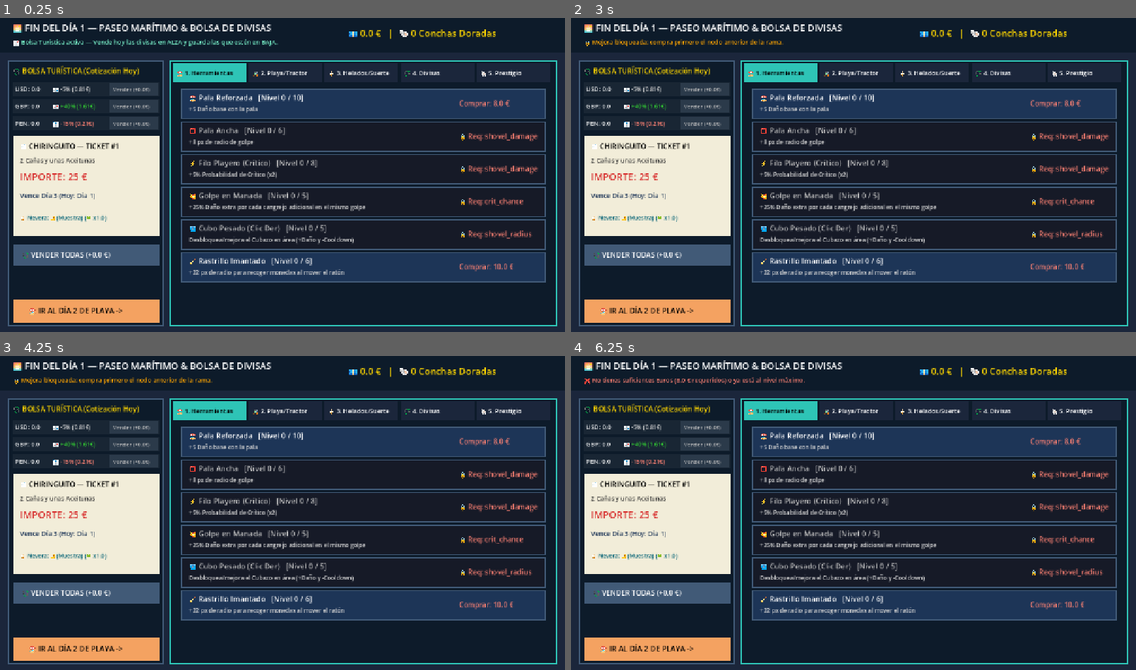
Above: before the commit, frames 1-4 (two rows, left to right).
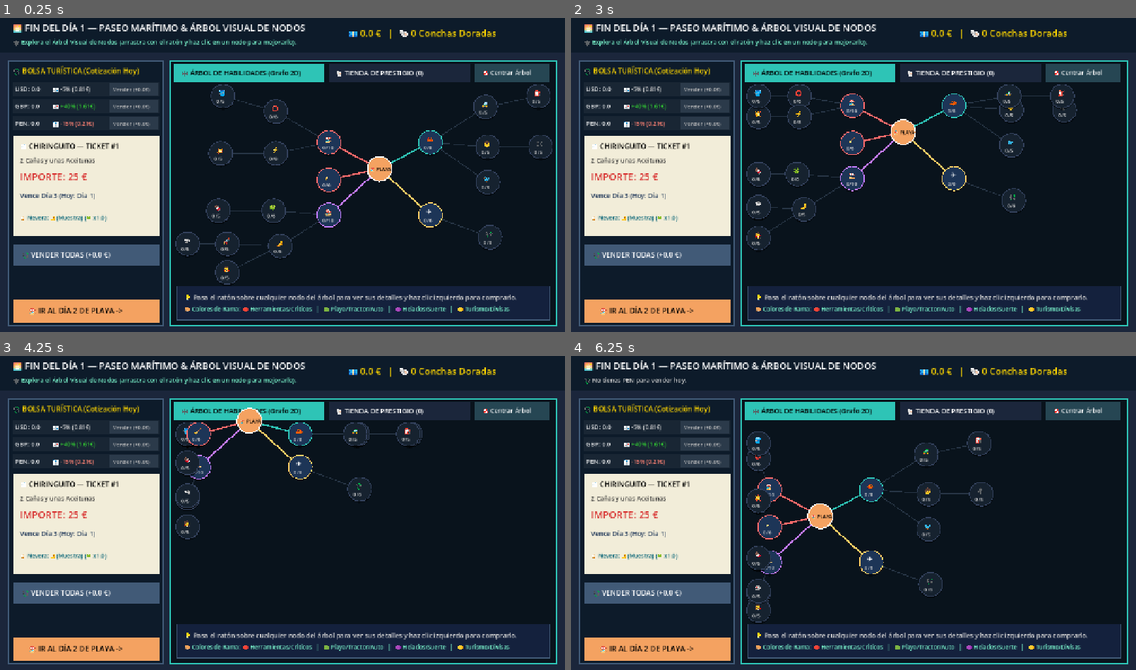
Above: after the commit, the same moments.

Repository: Suko-Dev20/chiringuito-must-be-paid
Game: Godot game, scene res://scenes/main/between_days.tscn
Same seed, same stepped clock (60 frames per second), same inputs: the game is played once before the commit and once after it. This scene is started directly instead of the project's main scene.
Inputs (mouse positions are in pixels of both pictures, inside the frame that each line leads up to):
- Up to frame 1 (0.25 s): no input
- Up to frame 2 (3 s): tap Enter at 0.5, 2 s; move the mouse to (977, 156) at 0.52 s; click (977, 156) at 0.67 s; tap Space at 0.77, 1.25, 2.75 s; drag from (740, 187) to (825, 237) at 1.27 s; move the mouse to (910, 102) at 2.02 s; click (910, 102) at 2.17 s; drag from (825, 237) to (684, 124) at 2.77 s
- Up to frame 3 (4.25 s): tap Enter at 3.5 s; move the mouse to (452, 560) at 3.52 s; click (452, 560) at 3.67 s; tap Space at 3.77 s
- Up to frame 4 (6.25 s): tap Space at 4.25 s; drag from (684, 462) to (768, 431) at 4.27 s; move the mouse to (881, 509) at 5.02 s; click (881, 509) at 5.17 s; drag from (768, 431) to (740, 525) at 5.77 s

The runs differ from the first frame. In frame 1, 24% of the frame differs, in the area x 2-98%, y 1-97%; in frame 2, 23%; in frame 3, 23%; in frame 4, 23%.

Commit message:
feat(issue-19): transform skill tree into interactive 2D visual node graph with pan and tooltips

Diff:
--- a/scripts/between_days.gd
+++ b/scripts/between_days.gd
@@ -1,78 +1,169 @@
 extends Node2D
 ## Escena Entre Rondas ("El Paseo Marítimo"):
 ## 1. Caseta de Cambio con Mercado Dinámico (ALZA / BAJA) y venta individual por divisa (Issue #18)
-## 2. Árbol de Habilidades Interactivo (4 Ramas + 5ª Pestaña de Prestigio Permanente)
-## 3. El Ticket del Chiringuito, Prestigio y Autoguardado (user://savegame.json)
+## 2. Árbol de Habilidades Visual (Grafo 2D de Nodos conectados por líneas con Pan/Arrastre y Tooltips - Issue #19)
+## 3. Tienda Permanente de Prestigio y El Ticket del Chiringuito
 
 var bill_paid_today: bool = false
 var bankruptcy_state: bool = false
 var status_message: String = ""
 var status_color: Color = Color.GOLD
 
-var selected_branch: int = 0
-var branch_titles: Array[String] = [
-	"🏖️ 1. Herramientas",
-	"🚜 2. Playa/Tractor",
-	"🍦 3. Helados/Suerte",
-	"💱 4. Divisas",
-	"🐚 5. Prestigio"
-]
-
-# Áreas clicables dinámicas
+# 0 = Grafo Visual de Nodos (Issue #19), 1 = Tienda Permanente de Prestigio
+var view_mode: int = 0
+
+# Pan / Arrastre del Grafo Visual
+var pan_offset := Vector2(35, -15)
+var is_panning: bool = false
+var pan_start_mouse := Vector2.ZERO
+var drag_accum: float = 0.0
+var hovered_node_id: String = ""
+
+var graph_panel_rect := Rect2(385, 105, 875, 600)
+var tab_graph_rect := Rect2(395, 112, 340, 40)
+var tab_prestige_rect := Rect2(745, 112, 320, 40)
+var btn_center_graph_rect := Rect2(1075, 112, 170, 40)
+
 var btn_exchange_rect := Rect2(30, 520, 330, 50)
 var btn_pay_bill_rect := Rect2(30, 585, 330, 50)
 var btn_next_day_rect := Rect2(30, 645, 330, 54)
 var btn_wipe_save_rect := Rect2(955, 625, 280, 44)
-var tab_rects: Array[Rect2] = []
+
 var upgrade_card_rects: Array[Dictionary] = []
 var single_exchange_rects: Array[Dictionary] = []
+var graph_node_Screen_positions: Dictionary = {}
+
+# Posiciones 2D relativas al centro del grafo para los 17 nodos (4 cuadrantes por rama)
+var node_graph_coords: Dictionary = {
+	# Cuadrante Arriba-Izquierda: Rama 1 (Herramientas y Críticos)
+	"shovel_damage": Vector2(-115, -60),
+	"shovel_radius": Vector2(-235, -130),
+	"unlock_bucket": Vector2(-355, -165),
+	"crit_chance": Vector2(-235, -35),
+	"multi_hit_bonus": Vector2(-360, -35),
+	"rake_magnet": Vector2(-115, 25),
+
+	# Cuadrante Arriba-Derecha: Rama 2 (Playa, Tractor y Automatización)
+	"crab_spawn_rate": Vector2(115, -60),
+	"unlock_tractor": Vector2(240, -140),
+	"tractor_cooldown": Vector2(360, -165),
+	"auto_nephew": Vector2(245, -50),
+	"crab_trap": Vector2(365, -50),
+	"auto_seagull": Vector2(245, 30),
+
+	# Cuadrante Abajo-Izquierda: Rama 3 (Kiosco de Helados y Suerte)
+	"max_stamina": Vector2(-115, 105),
+	"global_luck": Vector2(-240, 95),
+	"ice_cream_magnum": Vector2(-365, 95),
+	"ice_cream_foot": Vector2(-225, 175),
+	"ice_cream_rocket": Vector2(-345, 170),
+	"ice_cream_shark": Vector2(-460, 170),
+	"ice_cream_vampire": Vector2(-345, 240),
+
+	# Cuadrante Abajo-Derecha: Rama 4 (Turismo y Divisas)
+	"tourist_currencies": Vector2(115, 105),
+	"exchange_rate_boost": Vector2(250, 155)
+}
 
 func _ready() -> void:
 	GameState.save_game()
 	bill_paid_today = not GameState.is_bill_due_today()
 	bankruptcy_state = false
-	for i in range(5):
-		tab_rects.append(Rect2(392 + i * 172, 110, 166, 44))
 	if GameState.is_bill_due_today():
 		status_message = "⚠️ ¡HOY VENCE EL TICKET DEL CHIRINGUITO! Cambia divisas y paga la cuenta. (💾 Autoguardado)"
 		status_color = Color.ORANGE_RED
 	else:
-		var days_left: int = GameState.days_per_bill - (GameState.current_day % GameState.days_per_bill)
-		status_message = "📈 Bolsa Turística activa — Vende hoy las divisas en ALZA y guarda las que estén en BAJA."
+		status_message = "🕸️ Explora el Árbol Visual de Nodos (arrastra con el ratón y haz clic en un nodo para mejorarlo)."
 		status_color = Color.AQUAMARINE
 
+func _process(_delta: float) -> void:
+	if view_mode == 0:
+		var mpos: Vector2 = get_viewport().get_mouse_position()
+		var new_hover: String = ""
+		if graph_panel_rect.has_point(mpos):
+			for id in graph_node_Screen_positions.keys():
+				if mpos.distance_to(graph_node_Screen_positions[id]) <= 30.0:
+					new_hover = id
+					break
+		if new_hover != hovered_node_id:
+			hovered_node_id = new_hover
+			queue_redraw()
+
 func _unhandled_input(event: InputEvent) -> void:
-	if event is InputEventMouseButton and event.pressed and event.button_index == MOUSE_BUTTON_LEFT:
+	if event is InputEventMouseMotion and is_panning and view_mode == 0:
+		pan_offset += event.relative
+		pan_offset.x = clampf(pan_offset.x, -260.0, 280.0)
+		pan_offset.y = clampf(pan_offset.y, -210.0, 210.0)
+		drag_accum += event.relative.length()
+		queue_redraw()
+		return
+
+	if event is InputEventMouseButton:
 		var mpos: Vector2 = event.position
-		for i in range(tab_rects.size()):
-			if tab_rects[i].has_point(mpos):
-				selected_branch = i
-				queue_redraw()
-				return
-		# Botones individuales de venta por divisa (Issue #18)
-		for sbtn in single_exchange_rects:
-			if sbtn["rect"].has_point(mpos):
-				_on_single_exchange_pressed(sbtn["code"])
-				return
-		if selected_branch == 4 and btn_wipe_save_rect.has_point(mpos):
-			GameState.delete_save_and_reset_all()
-			status_message = "🗑️ Partida guardada borrada por completo. Todo reiniciado desde cero."
-			status_color = Color.ORANGE
-			queue_redraw()
+		if event.button_index == MOUSE_BUTTON_RIGHT and graph_panel_rect.has_point(mpos):
+			is_panning = event.pressed
+			drag_accum = 0.0
 			return
-		for card in upgrade_card_rects:
-			if card["rect"].has_point(mpos):
-				if selected_branch == 4:
-					_on_prestige_clicked(card["id"])
-				else:
-					_on_upgrade_clicked(card["id"])
-				return
-		if btn_exchange_rect.has_point(mpos):
-			_on_exchange_pressed()
-		elif btn_pay_bill_rect.has_point(mpos) and GameState.is_bill_due_today() and not bill_paid_today:
-			_on_pay_bill_pressed()
-		elif btn_next_day_rect.has_point(mpos):
-			_on_next_action_pressed()
+
+		if event.button_index == MOUSE_BUTTON_LEFT:
+			if event.pressed:
+				# Pestañas superiores del panel derecho
+				if tab_graph_rect.has_point(mpos):
+					view_mode = 0
+					queue_redraw()
+					return
+				elif tab_prestige_rect.has_point(mpos):
+					view_mode = 1
+					queue_redraw()
+					return
+				elif btn_center_graph_rect.has_point(mpos) and view_mode == 0:
+					pan_offset = Vector2(35, -15)
+					queue_redraw()
+					return
+
+				# Botones individuales de venta por divisa
+				for sbtn in single_exchange_rects:
+					if sbtn["rect"].has_point(mpos):
+						_on_single_exchange_pressed(sbtn["code"])
+						return
+
+				if view_mode == 1 and btn_wipe_save_rect.has_point(mpos):
+					GameState.delete_save_and_reset_all()
+					status_message = "🗑️ Partida guardada borrada por completo. Todo reiniciado desde cero."
+					status_color = Color.ORANGE
+					queue_redraw()
+					return
+
+				if view_mode == 1:
+					for card in upgrade_card_rects:
+						if card["rect"].has_point(mpos):
+							_on_prestige_clicked(card["id"])
+							return
+
+				if btn_exchange_rect.has_point(mpos):
+					_on_exchange_pressed()
+					return
+				elif btn_pay_bill_rect.has_point(mpos) and GameState.is_bill_due_today() and not bill_paid_today:
+					_on_pay_bill_pressed()
+					return
+				elif btn_next_day_rect.has_point(mpos):
+					_on_next_action_pressed()
+					return
+
+				# Iniciar arrastre o clic en el grafo visual
+				if view_mode == 0 and graph_panel_rect.has_point(mpos):
+					is_panning = true
+					drag_accum = 0.0
+					pan_start_mouse = mpos
+			else:
+				# Al soltar el botón izquierdo en el grafo: si no arrastró, comprobar clic en nodo
+				if is_panning and view_mode == 0:
+					is_panning = false
+					if drag_accum < 8.0:
+						for id in graph_node_Screen_positions.keys():
+							if mpos.distance_to(graph_node_Screen_positions[id]) <= 30.0:
+								_on_upgrade_clicked(id)
+								return
 
 func _on_single_exchange_pressed(code: String) -> void:
 	var gained: float = GameState.exchange_single_currency_to_eur(code)
@@ -86,13 +177,13 @@
 
 func _on_upgrade_clicked(id: String) -> void:
 	if not GameState.is_upgrade_unlocked(id):
-		status_message = "🔒 Mejora bloqueada: compra primero el nodo anterior de la rama."
+		status_message = "🔒 Nodo bloqueado: compra primero al menos 1 nivel del nodo padre conectado."
 		status_color = Color.ORANGE
 		queue_redraw()
 		return
 	var cost: float = GameState.get_upgrade_cost(id)
 	if GameState.buy_upgrade(id):
-		status_message = "✨ ¡Mejora comprada y guardada (%.1f €)! Nevera: %s" % [cost, GameState.get_fridge_summary()]
+		status_message = "✨ ¡Nodo mejorado por %.1f €! Nevera: %s" % [cost, GameState.get_fridge_summary()]
 		status_color = Color.LIME_GREEN
 	else:
 		status_message = "❌ No tienes suficientes Euros (%.1f € requeridos) o ya está al nivel máximo." % cost
@@ -135,7 +226,7 @@
 	else:
 		bankruptcy_state = true
 		var earned_shells: int = GameState.award_bankruptcy_shells()
-		selected_branch = 4
+		view_mode = 1
 		status_message = "🐚 ¡FIN DE VERANEO! Has ganado +%d Concha(s) Dorada(s) (💾 Guardado)." % earned_shells
 		status_color = Color.GOLD
 	queue_redraw()
@@ -157,21 +248,29 @@
 	GameState.save_game()
 	get_tree().change_scene_to_file("res://scenes/main/beach_round.tscn")
 
+func _get_branch_color(branch: int) -> Color:
+	match branch:
+		0: return Color("#ff6b6b") # Herramientas / Críticos
+		1: return Color("#2ec4b6") # Playa / Tractor / Automatización
+		2: return Color("#c77dff") # Helados / Suerte
+		_: return Color("#ffd166") # Turismo / Divisas
+
 func _draw() -> void:
 	var font: Font = ThemeDB.fallback_font
 	upgrade_card_rects.clear()
 	single_exchange_rects.clear()
+	graph_node_Screen_positions.clear()
 
 	# Fondo general del Paseo Marítimo
 	draw_rect(Rect2(0, 0, 1280, 720), Color("#1b263b"))
 	draw_rect(Rect2(0, 0, 1280, 88), Color("#0d1b2a"))
 
 	# Cabecera
-	draw_string(font, Vector2(30, 38), "🌅 FIN DEL DÍA %d — PASEO MARÍTIMO & BOLSA DE DIVISAS" % GameState.current_day, HORIZONTAL_ALIGNMENT_LEFT, -1, 21, Color.WHITE)
+	draw_string(font, Vector2(30, 38), "🌅 FIN DEL DÍA %d — PASEO MARÍTIMO & ÁRBOL VISUAL DE NODOS" % GameState.current_day, HORIZONTAL_ALIGNMENT_LEFT, -1, 21, Color.WHITE)
 	draw_string(font, Vector2(30, 68), status_message, HORIZONTAL_ALIGNMENT_LEFT, -1, 14, status_color)
 	draw_string(font, Vector2(790, 50), "💶 %.1f €   |   🐚 %d Conchas Doradas" % [GameState.currencies["EUR"], GameState.golden_shells], HORIZONTAL_ALIGNMENT_LEFT, -1, 21, Color.GOLD)
 
-	# --- COLUMNA IZQUIERDA: CASETA DE CAMBIO CON MERCADO DINÁMICO (Issue #18) ---
+	# --- COLUMNA IZQUIERDA: CASETA DE CAMBIO CON MERCADO DINÁMICO ---
 	draw_rect(Rect2(20, 105, 350, 600), Color("#0d1b2a"))
 	draw_rect(Rect2(20, 105, 350, 600), Color("#415a77"), false, 2.0)
 
@@ -221,75 +320,128 @@
 	var next_txt: String = "🔄 NUEVO VERANEO (Día 1)" if bankruptcy_state else "🏖️ IR AL DÍA %d DE PLAYA ->" % (GameState.current_day + 1)
 	draw_string(font, btn_next_day_rect.position + Vector2(35, 33), next_txt, HORIZONTAL_ALIGNMENT_LEFT, -1, 17, Color.BLACK if (bill_paid_today or bankruptcy_state) else Color.WHITE)
 
-	# --- PANEL DERECHO: ÁRBOL DE HABILIDADES (4 RAMAS + PRESTIGIO PERMANENTE) ---
-	draw_rect(Rect2(385, 105, 875, 600), Color("#0d1b2a"))
-	draw_rect(Rect2(385, 105, 875, 600), Color.GOLD if selected_branch == 4 else Color("#2ec4b6"), false, 2.0)
-
-	for i in range(5):
-		var trect: Rect2 = tab_rects[i]
-		var is_sel: bool = (i == selected_branch)
-		var tab_col: Color = (Color.GOLD if i == 4 else Color("#2ec4b6")) if is_sel else Color("#1b263b")
-		draw_rect(trect, tab_col)
-		draw_string(font, trect.position + Vector2(8, 28), branch_titles[i], HORIZONTAL_ALIGNMENT_LEFT, -1, 14, Color.BLACK if is_sel else Color.WHITE)
-
-	var card_y: float = 170.0
-	if selected_branch == 4:
-		draw_string(font, Vector2(410, 190), "🐚 TIENDA DE VERANEO PERMANENTE (Guardado automático en user://savegame.json):", HORIZONTAL_ALIGNMENT_LEFT, -1, 15, Color.GOLD)
-		card_y = 210.0
-		for pitem in GameState.prestige_catalog:
-			var pid: String = pitem["id"]
-			var plvl: int = GameState.prestige_upgrades.get(pid, 0)
-			var pmax: int = pitem["max_lvl"]
-			var pcost: int = GameState.get_prestige_cost(pid)
-			var pcan_buy: bool = plvl < pmax and GameState.golden_shells >= pcost
-
-			var prect := Rect2(410, card_y, 825, 84)
-			upgrade_card_rects.append({"id": pid, "rect": prect})
-
-			var pbg: Color = Color("#2b9348") if plvl >= pmax else (Color("#3d2c8d") if pcan_buy else Color("#1d3557"))
-			draw_rect(prect, pbg)
-			draw_rect(prect, Color.GOLD if pcan_buy else Color("#415a77"), false, 2.0)
-
-			draw_string(font, prect.position + Vector2(18, 30), "%s   [Nivel %d / %d]" % [pitem["title"], plvl, pmax], HORIZONTAL_ALIGNMENT_LEFT, -1, 18, Color.WHITE)
-			draw_string(font, prect.position + Vector2(18, 60), pitem["desc"], HORIZONTAL_ALIGNMENT_LEFT, -1, 14, Color.LIGHT_GRAY)
-
-			var pprice: String = "✅ MÁXIMO" if plvl >= pmax else "Comprar: %d 🐚" % pcost
-			draw_string(font, prect.position + Vector2(650, 48), pprice, HORIZONTAL_ALIGNMENT_LEFT, -1, 18, Color.GOLD if pcan_buy else Color.SALMON)
-			card_y += 98.0
-
-		draw_rect(btn_wipe_save_rect, Color("#6a040f"))
-		draw_string(font, btn_wipe_save_rect.position + Vector2(18, 28), "🗑️ Borrar Partida Guardada", HORIZONTAL_ALIGNMENT_LEFT, -1, 15, Color.WHITE)
-		return
-
-	# Nodos de las 4 ramas normales
+	# --- PANEL DERECHO: GRAFO VISUAL DE NODOS (Issue #19) + PRESTIGIO ---
+	draw_rect(graph_panel_rect, Color("#09131c"))
+	draw_rect(graph_panel_rect, Color.GOLD if view_mode == 1 else Color("#2ec4b6"), false, 2.0)
+
+	# Botones de vista superiores
+	draw_rect(tab_graph_rect, Color("#2ec4b6") if view_mode == 0 else Color("#1b263b"))
+	draw_string(font, tab_graph_rect.position + Vector2(16, 26), "🕸️ ÁRBOL DE HABILIDADES (Grafo 2D)", HORIZONTAL_ALIGNMENT_LEFT, -1, 15, Color.BLACK if view_mode == 0 else Color.WHITE)
+
+	draw_rect(tab_prestige_rect, Color.GOLD if view_mode == 1 else Color("#1b263b"))
+	draw_string(font, tab_prestige_rect.position + Vector2(16, 26), "🐚 TIENDA DE PRESTIGIO (%d)" % GameState.golden_shells, HORIZONTAL_ALIGNMENT_LEFT, -1, 15, Color.BLACK if view_mode == 1 else Color.WHITE)
+
+	if view_mode == 1:
+		_draw_prestige_shop(font)
+		return
+
+	draw_rect(btn_center_graph_rect, Color("#264653"))
+	draw_string(font, btn_center_graph_rect.position + Vector2(18, 25), "🎯 Centrar Árbol", HORIZONTAL_ALIGNMENT_LEFT, -1, 14, Color.WHITE)
+
+	# Centro del Grafo Visual
+	var hub_pos: Vector2 = Vector2(825, 365) + pan_offset
+
+	# Calcular posiciones en pantalla de todos los nodos
+	var item_by_id: Dictionary = {}
 	for item in GameState.upgrade_catalog:
-		if item["branch"] != selected_branch:
-			continue
 		var id: String = item["id"]
+		item_by_id[id] = item
+		var rel: Vector2 = node_graph_coords.get(id, Vector2.ZERO)
+		var sp: Vector2 = hub_pos + rel
+		# Mantener dentro del área visible del lienzo
+		sp.x = clampf(sp.x, 425.0, 1225.0)
+		sp.y = clampf(sp.y, 185.0, 585.0)
+		graph_node_Screen_positions[id] = sp
+
+	# 1. Dibujar líneas de conexión entre nodos padres e hijos
+	for item in GameState.upgrade_catalog:
+		var id: String = item["id"]
+		var req: String = item["req"]
+		var to_pos: Vector2 = graph_node_Screen_positions[id]
+		var from_pos: Vector2 = hub_pos if req == "" else graph_node_Screen_positions.get(req, hub_pos)
+		var unlocked: bool = GameState.is_upgrade_unlocked(id)
+		var b_col: Color = _get_branch_color(item["branch"])
+		var line_col: Color = b_col if unlocked else Color(0.25, 0.32, 0.4, 0.55)
+		draw_line(from_pos, to_pos, line_col, 3.5 if unlocked else 2.0)
+
+	# 2. Dibujar Nodo Central ("PLAYA")
+	draw_circle(hub_pos, 28.0, Color("#f4a261"))
+	draw_arc(hub_pos, 28.0, 0, TAU, 28, Color.WHITE, 2.5)
+	draw_string(font, hub_pos + Vector2(-22, 5), "🏖️ PLAYA", HORIZONTAL_ALIGNMENT_LEFT, -1, 11, Color.BLACK)
+
+	# 3. Dibujar los 17 Nodos del Árbol
+	for item in GameState.upgrade_catalog:
+		var id: String = item["id"]
+		var npos: Vector2 = graph_node_Screen_positions[id]
 		var lvl: int = GameState.upgrades.get(id, 0)
 		var max_lvl: int = item["max_lvl"]
 		var unlocked: bool = GameState.is_upgrade_unlocked(id)
 		var cost: float = GameState.get_upgrade_cost(id)
 		var can_buy: bool = unlocked and lvl < max_lvl and GameState.currencies["EUR"] >= cost
-
-		var crect := Rect2(410, card_y, 825, 66)
-		upgrade_card_rects.append({"id": id, "rect": crect})
-
-		var bg_col: Color = Color("#1d3557") if unlocked else Color(0.1, 0.1, 0.15, 0.7)
+		var is_hovered: bool = (id == hovered_node_id)
+		var b_col: Color = _get_branch_color(item["branch"])
+
+		var node_r: float = 31.0 if is_hovered else 27.0
+		var fill_col: Color = Color("#16222f")
 		if lvl >= max_lvl:
-			bg_col = Color("#2b9348")
+			fill_col = Color("#2b9348")
 		elif can_buy:
-			bg_col = Color("#264653")
-
-		draw_rect(crect, bg_col)
-		draw_rect(crect, Color.GOLD if can_buy else Color("#415a77"), false, 2.0)
-
-		var title_str: String = "%s   [Nivel %d / %d]" % [item["title"], lvl, max_lvl]
-		draw_string(font, crect.position + Vector2(18, 25), title_str, HORIZONTAL_ALIGNMENT_LEFT, -1, 17, Color.WHITE if unlocked else Color.GRAY)
-		draw_string(font, crect.position + Vector2(18, 50), item["desc"], HORIZONTAL_ALIGNMENT_LEFT, -1, 13, Color.LIGHT_GRAY)
-
-		var price_str: String = "✅ MÁXIMO" if lvl >= max_lvl else ("🔒 Req: %s" % item["req"] if not unlocked else "Comprar: %.1f €" % cost)
-		var price_col: Color = Color.LIME_GREEN if lvl >= max_lvl else (Color.GOLD if can_buy else Color.SALMON)
-		draw_string(font, crect.position + Vector2(630, 38), price_str, HORIZONTAL_ALIGNMENT_LEFT, -1, 16, price_col)
-
-		card_y += 74.0
+			fill_col = Color("#1d4e5f")
+		elif unlocked:
+			fill_col = Color("#1d3557")
+
+		draw_circle(npos + Vector2(0, 4), node_r, Color(0, 0, 0, 0.4))
+		draw_circle(npos, node_r, fill_col)
+		var border_col: Color = Color.WHITE if is_hovered else (Color.GOLD if can_buy else (b_col if unlocked else Color("#33415c")))
+		draw_arc(npos, node_r, 0, TAU, 28, border_col, 3.2 if (can_buy or is_hovered) else 2.0)
+
+		# Icono y nivel dentro del nodo
+		var icon_str: String = item["title"].split(" ")[0]
+		draw_string(font, npos + Vector2(-10, -2), icon_str, HORIZONTAL_ALIGNMENT_LEFT, -1, 16, Color.WHITE if unlocked else Color.DARK_GRAY)
+		draw_string(font, npos + Vector2(-15, 16), "%d/%d" % [lvl, max_lvl], HORIZONTAL_ALIGNMENT_LEFT, -1, 12, Color.GOLD if lvl > 0 else Color.LIGHT_GRAY)
+
+	# 4. Barra Inferior de Inspector / Tooltip dentro del Grafo
+	var tip_rect := Rect2(400, 615, 845, 78)
+	draw_rect(tip_rect, Color("#14213d"))
+	draw_rect(tip_rect, Color("#415a77"), false, 1.5)
+
+	if hovered_node_id != "" and item_by_id.has(hovered_node_id):
+		var hitem: Dictionary = item_by_id[hovered_node_id]
+		var hlvl: int = GameState.upgrades.get(hovered_node_id, 0)
+		var hmax: int = hitem["max_lvl"]
+		var hunlocked: bool = GameState.is_upgrade_unlocked(hovered_node_id)
+		var hcost: float = GameState.get_upgrade_cost(hovered_node_id)
+		draw_string(font, tip_rect.position + Vector2(16, 26), "%s   [Nivel %d / %d]" % [hitem["title"], hlvl, hmax], HORIZONTAL_ALIGNMENT_LEFT, -1, 18, Color.GOLD)
+		draw_string(font, tip_rect.position + Vector2(16, 54), hitem["desc"], HORIZONTAL_ALIGNMENT_LEFT, -1, 14, Color.WHITE)
+		var hstatus: String = "✅ NIVEL MÁXIMO" if hlvl >= hmax else ("🔒 Requiere nodo anterior" if not hunlocked else "🖱️ Clic para mejorar: %.1f €" % hcost)
+		draw_string(font, tip_rect.position + Vector2(580, 42), hstatus, HORIZONTAL_ALIGNMENT_LEFT, -1, 16, Color.LIME_GREEN if hunlocked else Color.SALMON)
+	else:
+		draw_string(font, tip_rect.position + Vector2(18, 32), "💡 Pasa el ratón sobre cualquier nodo del árbol para ver sus detalles y haz clic izquierdo para comprarlo.", HORIZONTAL_ALIGNMENT_LEFT, -1, 15, Color.LIGHT_GRAY)
+		draw_string(font, tip_rect.position + Vector2(18, 58), "🎨 Colores de Rama:  🔴 Herramientas/Críticos   |   🟢 Playa/Tractor/Auto   |   🟣 Helados/Suerte   |   🟡 Turismo/Divisas", HORIZONTAL_ALIGNMENT_LEFT, -1, 13, Color.AQUAMARINE)
+
+func _draw_prestige_shop(font: Font) -> void:
+	draw_string(font, Vector2(410, 190), "🐚 TIENDA DE VERANEO PERMANENTE (Guardado automático en user://savegame.json):", HORIZONTAL_ALIGNMENT_LEFT, -1, 15, Color.GOLD)
+	var card_y: float = 210.0
+	for pitem in GameState.prestige_catalog:
+		var pid: String = pitem["id"]
+		var plvl: int = GameState.prestige_upgrades.get(pid, 0)
+		var pmax: int = pitem["max_lvl"]
+		var pcost: int = GameState.get_prestige_cost(pid)
+		var pcan_buy: bool = plvl < pmax and GameState.golden_shells >= pcost
+
+		var prect := Rect2(410, card_y, 825, 84)
+		upgrade_card_rects.append({"id": pid, "rect": prect})
+
+		var pbg: Color = Color("#2b9348") if plvl >= pmax else (Color("#3d2c8d") if pcan_buy else Color("#1d3557"))
+		draw_rect(prect, pbg)
+		draw_rect(prect, Color.GOLD if pcan_buy else Color("#415a77"), false, 2.0)
+
+		draw_string(font, prect.position + Vector2(18, 30), "%s   [Nivel %d / %d]" % [pitem["title"], plvl, pmax], HORIZONTAL_ALIGNMENT_LEFT, -1, 18, Color.WHITE)
+		draw_string(font, prect.position + Vector2(18, 60), pitem["desc"], HORIZONTAL_ALIGNMENT_LEFT, -1, 14, Color.LIGHT_GRAY)
+
+		var pprice: String = "✅ MÁXIMO" if plvl >= pmax else "Comprar: %d 🐚" % pcost
+		draw_string(font, prect.position + Vector2(650, 48), pprice, HORIZONTAL_ALIGNMENT_LEFT, -1, 18, Color.GOLD if pcan_buy else Color.SALMON)
+		card_y += 98.0
+
+	draw_rect(btn_wipe_save_rect, Color("#6a040f"))
+	draw_string(font, btn_wipe_save_rect.position + Vector2(18, 28), "🗑️ Borrar Partida Guardada", HORIZONTAL_ALIGNMENT_LEFT, -1, 15, Color.WHITE)
